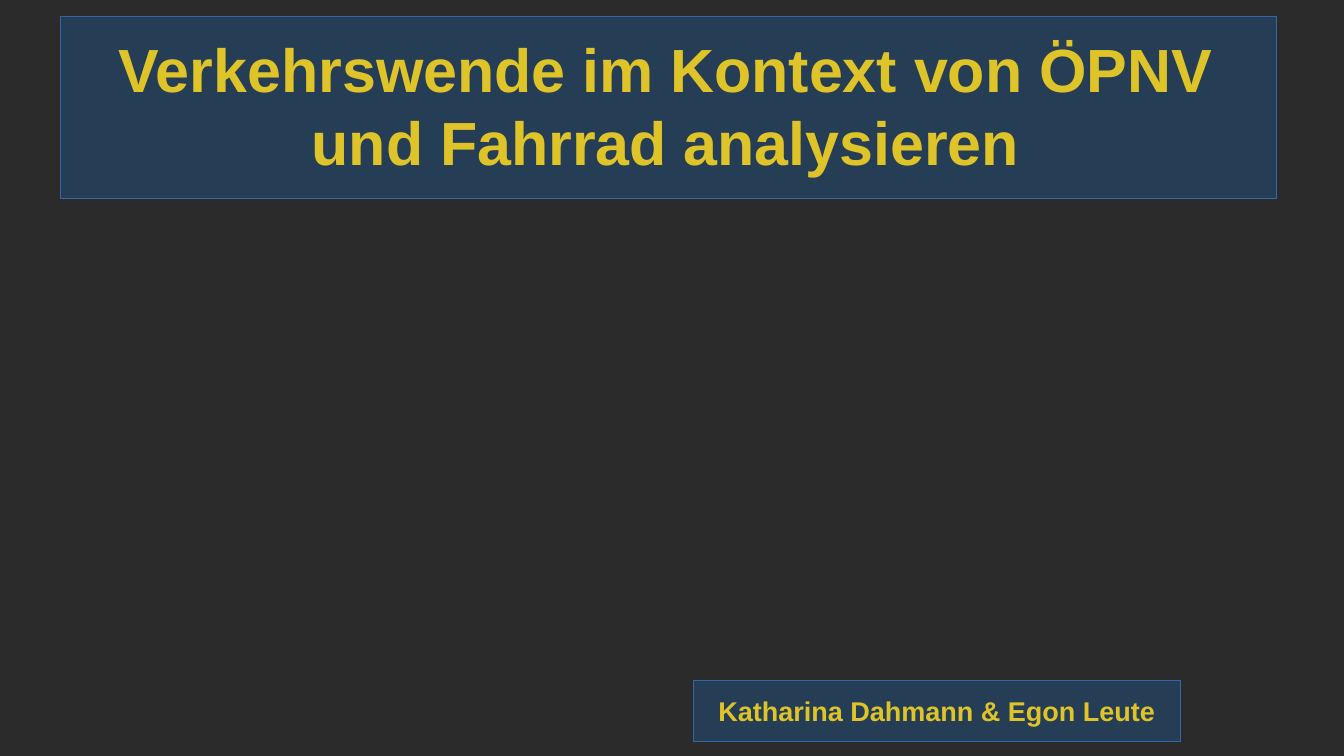
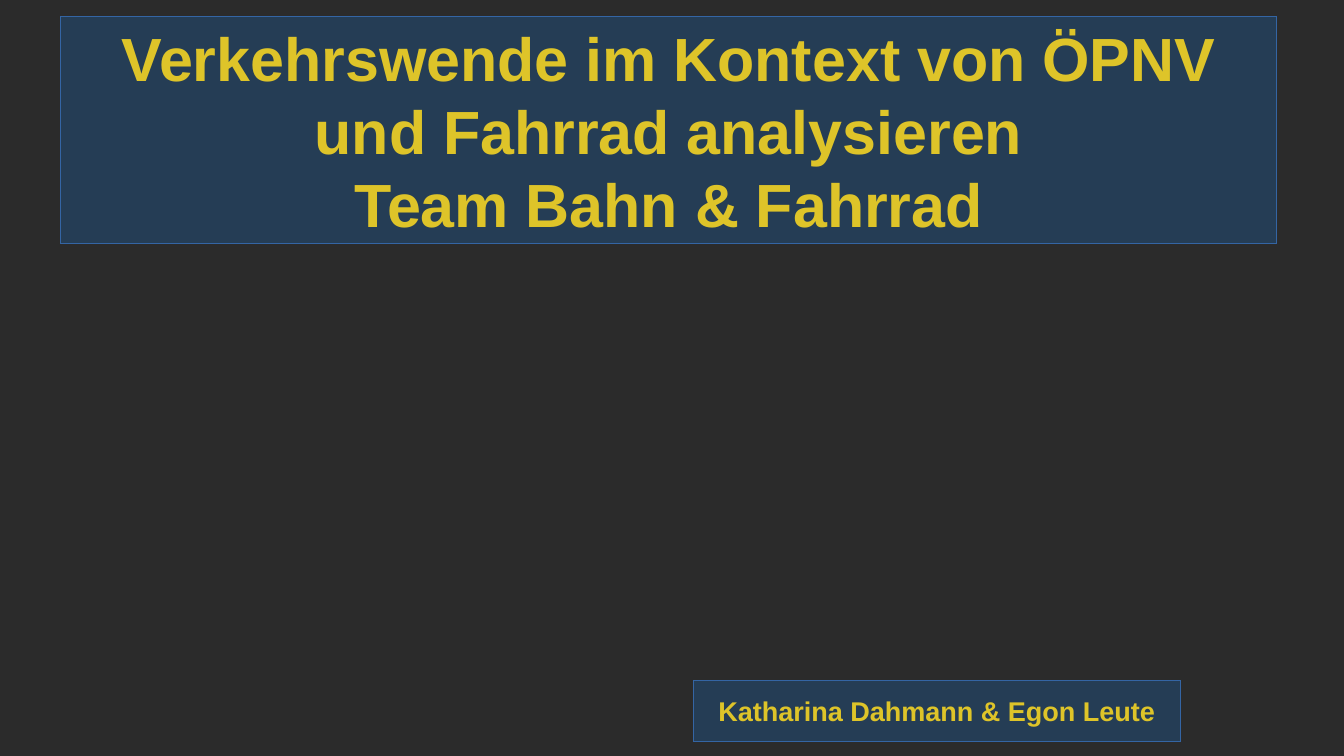
Before and after one commit to ohneBohne/Data_Challenges, a slide deck: slide 1 of EVP.odp. Drawn at 1344x756 pixels with LibreOffice and Linux fonts; fonts in the diff are those of the drawing; background and template pictures are left out; a plain dark background stands for a picture behind light text. Boxes give left, top, right and bottom in pixels: in the first picture for what was removed or moved away, otherwise in the second. Text is boxed around its words. In the diff, an @@ line names an element or a change of style, - is before the commit and + after.

```diff
--- a/EVP.odp
+++ b/EVP.odp
@@ rectangle: place and size @@
-rectangle at bbox=[61, 16, 1277, 199]
+rectangle at bbox=[61, 16, 1277, 244]
@@ title at bbox=[122, 32, 1215, 228]: text changed @@
-Verkehrswende im Kontext von ÖPNV und Fahrrad analysieren
+Verkehrswende im Kontext von ÖPNV und Fahrrad analysieren
+Team Bahn & Fahrrad
```
Also in this commit, not shown: 1 other slide changed, 1 other file.
